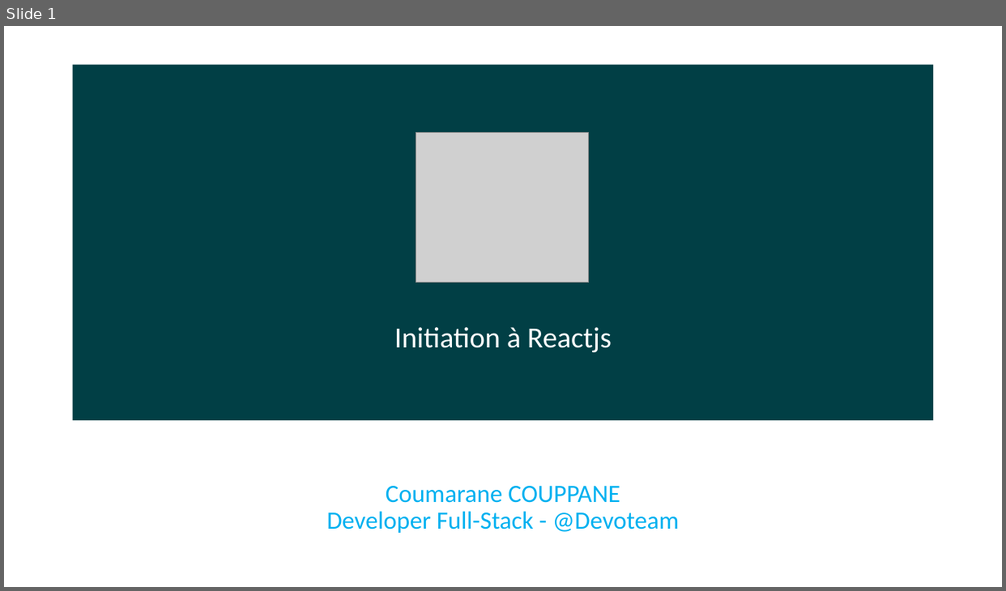
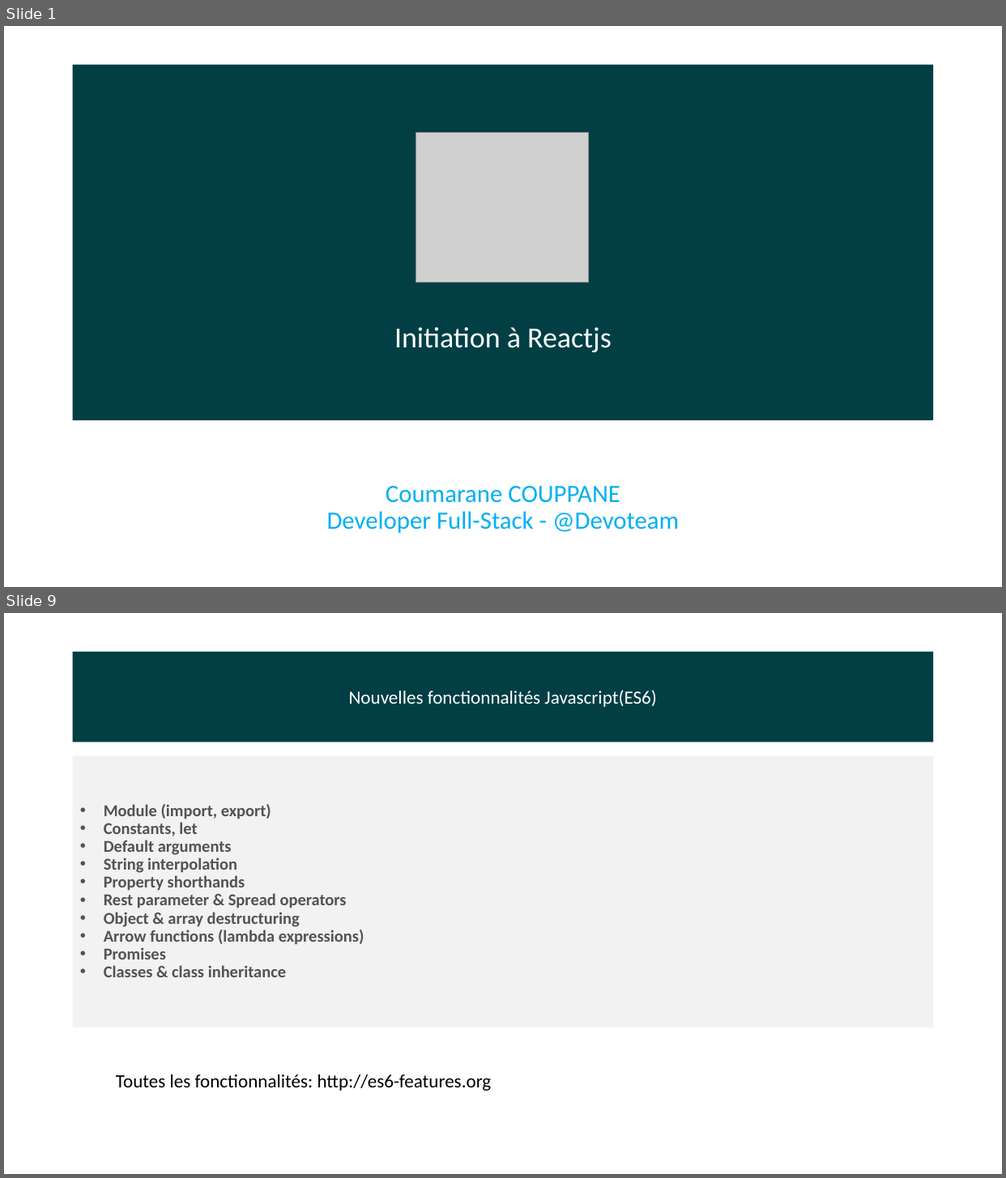
Before and after one commit to coumarane/react-typescript-starter, a slide deck: Initiation à Reactjs.pptx. Shown one above the other, each under a label of ours: slide 1 before the commit, slides 1 and 9 after it; the slides between them are not shown. The pictures are 1006x591 and 1006x1178 pixels, drawn with LibreOffice and Linux fonts; fonts in the diff are those of the drawing; grey boxes stand for pictures. Boxes give left, top, right and bottom in pixels: in the first picture for what was removed or moved away, otherwise in the second. Text is boxed around its words. In the diff, an @@ line names an element or a change of style, - is before the commit and + after.

```diff
--- a/Initiation à Reactjs.pptx
+++ b/Initiation à Reactjs.pptx
@@ slide 9 added at [4,613,1002,1174], background #FFFFFF @@
@@ rectangle added at [73,652,934,743], fill #013F45, 18 pt, text #FFFFFF @@
+Nouvelles fonctionnalités Javascript(ES6)
@@ rectangle added at [73,756,934,1028], fill #F2F2F2, 16 pt, text #525252, bold @@
+• Module (import, export)
+• Constants, let
+• Default arguments
+• String interpolation
+• Property shorthands
+• Rest parameter & Spread operators
+• Object & array destructuring
+• Arrow functions (lambda expressions)
+• Promises
+• Classes & class inheritance
@@ text added at [116,1075,492,1091], 18 pt, text #000000 @@
+Toutes les fonctionnalités: http://es6-features.org
```
Also in this commit, not shown: 3 slides changed, 15 other slides added, 1 slide removed.
